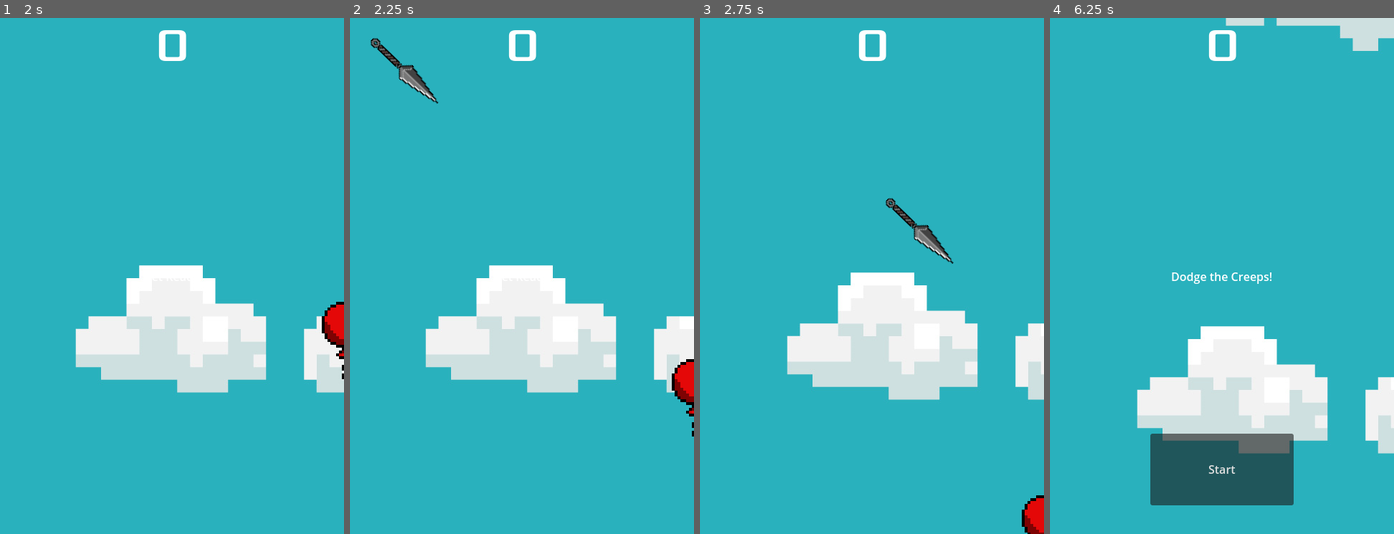
Above: before the commit, frames 1-4 (left to right).
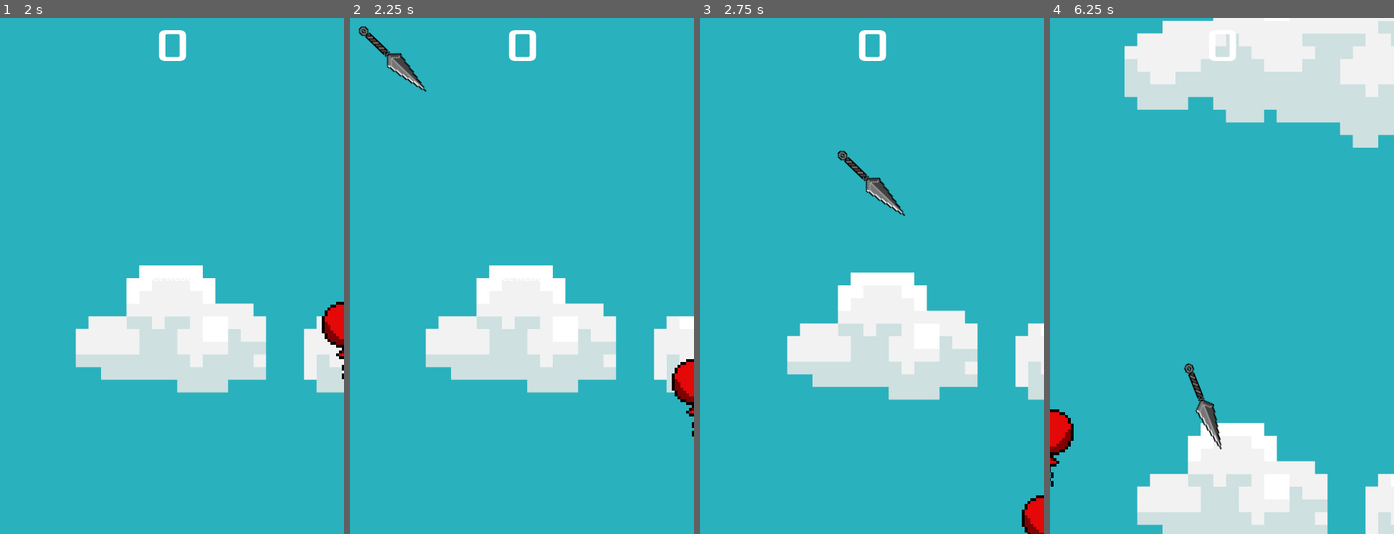
Above: after the commit, the same moments.

Repository: Turik556/First2D
Game: Godot game, scene res://Scenes/main.tscn
Same seed, same stepped clock (60 frames per second), same inputs: the game is played once before the commit and once after it.
Inputs:
- Up to frame 1 (2 s): click "Start" at 0.5 s; tap Enter at 1.25 s; hold D (move_right) from 1.28 s (still down)
- Up to frame 2 (2.25 s): release D (move_right) at 2.03 s; hold S (move_down) from 2.03 s (still down)
- Up to frame 3 (2.75 s): keep holding S (move_down)
- Up to frame 4 (6.25 s): release S (move_down) at 2.78 s; hold D (move_right) 2.78-3.53 s; hold W (move_up) 3.53-4.28 s; hold A (move_left) 4.28-5.78 s; hold S (move_down) from 5.78 s (still down)

Frame 1 is identical in both runs. In frame 2, 0.6% of the frame differs, in the area x 2-26%, y 1-17%; in frame 3, 0.9%; in frame 4, 36%, in the area x 0-100%, y 0-100%.

Commit message:
repair kunai movement

Diff:
--- a/scripts/kunai.gd
+++ b/scripts/kunai.gd
@@ -15,8 +15,8 @@
 
 # Called every frame. 'delta' is the elapsed time since the previous frame.
 func _physics_process(delta: float) -> void:
-	velocity = (pos-position).normalized() * speed
-	move_and_collide((velocity+Vector2(100,100)) * delta)
+	velocity = (pos*10-position).normalized() * speed
+	move_and_collide((velocity) * delta)
 	pass
 func _movement():
 	pass
